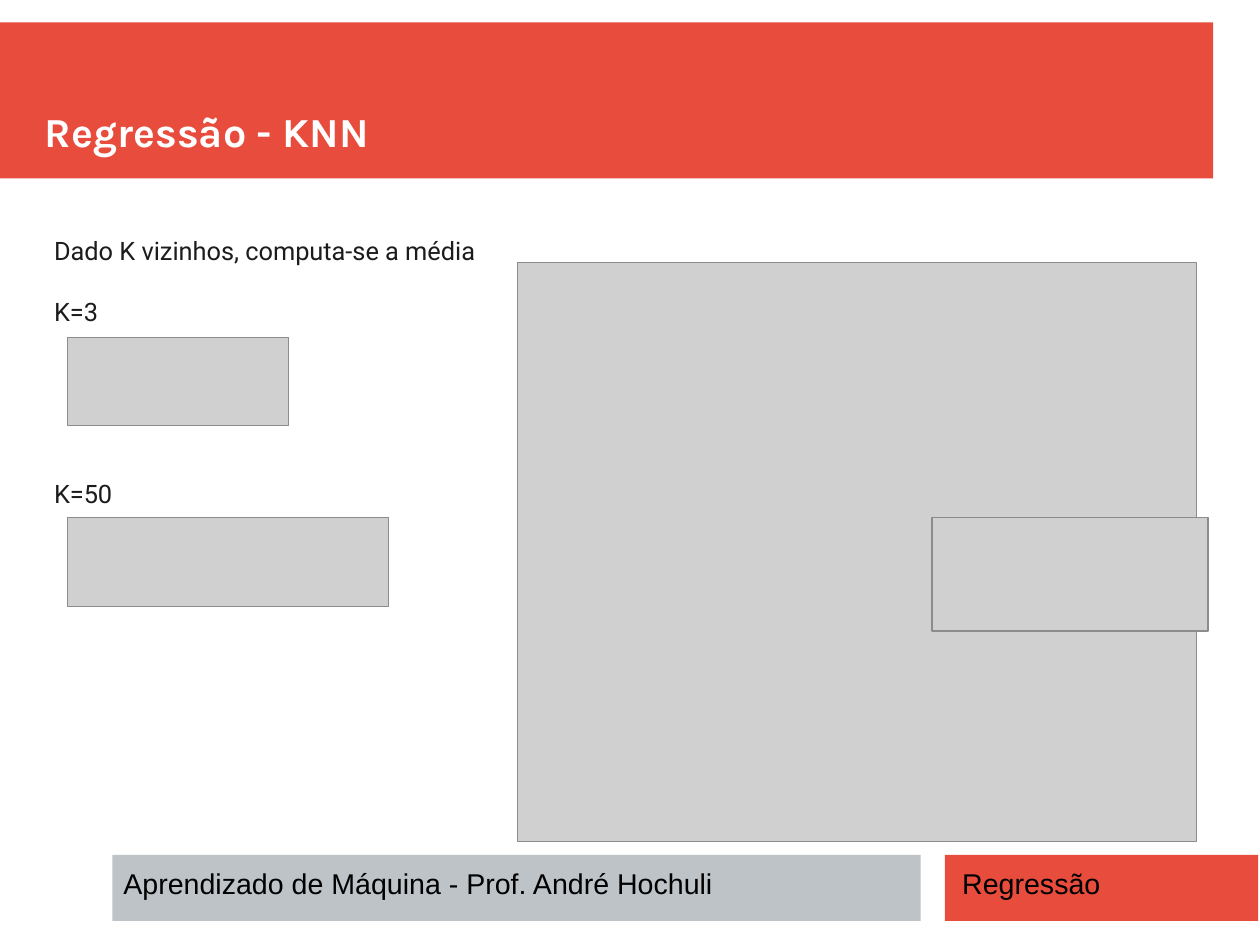
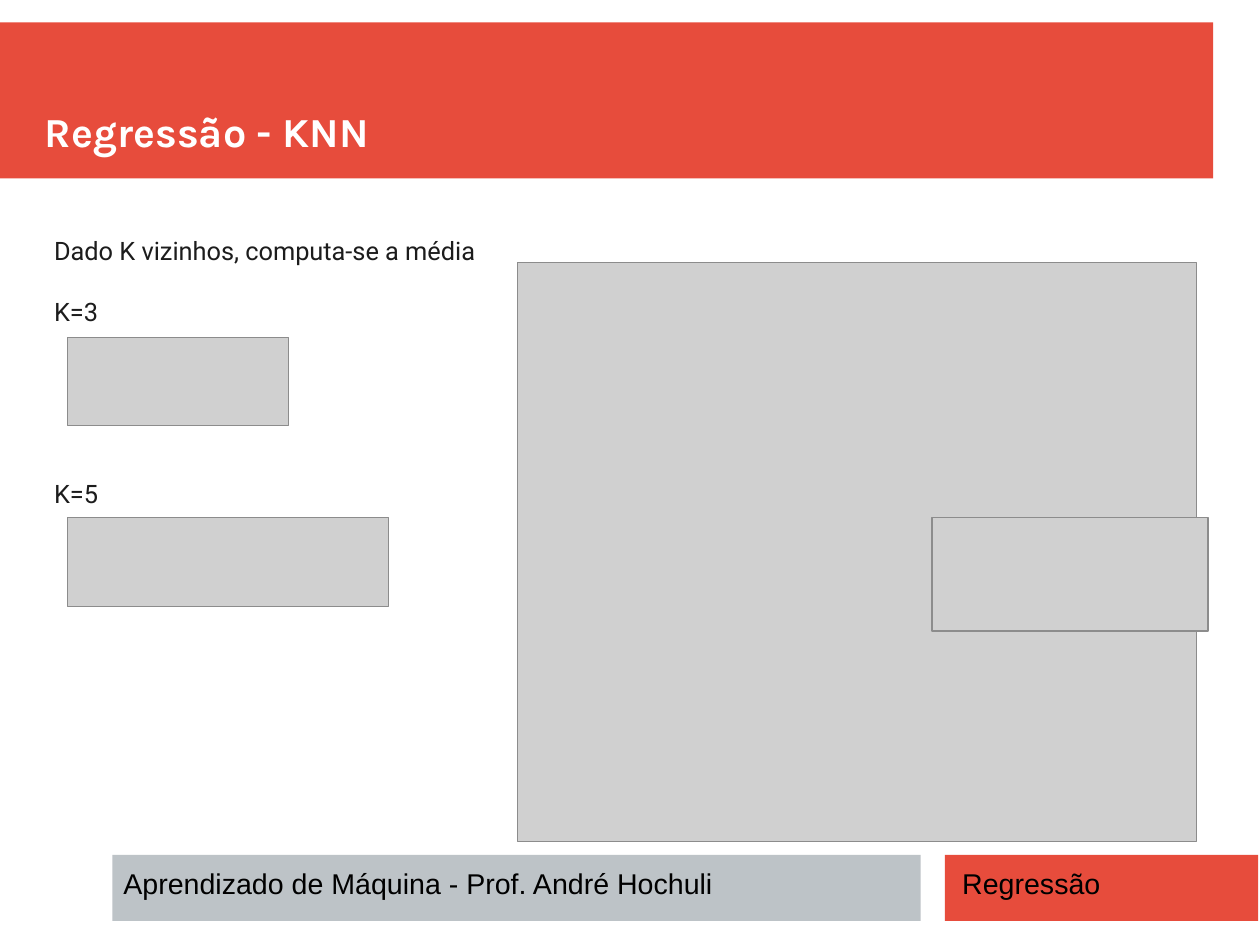
Before and after one commit to andrehochuli/teaching, a slide deck: slide 6 of AprendizadoMaquina/Tópico 02 - Aprendizado Supervisionado/06 - Regressão/Tópico 02 - Aprendizado-Supervisionado - Regressao.pptx. Drawn at 1260x945 pixels with LibreOffice and Linux fonts; fonts in the diff are those of the drawing; grey boxes stand for pictures. Boxes give left, top, right and bottom in pixels: in the first picture for what was removed or moved away, otherwise in the second. Text is boxed around its words. In the diff, an @@ line names an element or a change of style, - is before the commit and + after.

```diff
--- a/AprendizadoMaquina/Tópico 02 - Aprendizado Supervisionado/06 - Regressão/Tópico 02 - Aprendizado-Supervisionado - Regressao.pptx
+++ b/AprendizadoMaquina/Tópico 02 - Aprendizado Supervisionado/06 - Regressão/Tópico 02 - Aprendizado-Supervisionado - Regressao.pptx
@@ text at (x1=54, y1=485, x2=98, y2=504): text changed @@
-K=50
+K=5
```
Also in this commit, not shown: 1 other slide changed, 2 other files.
